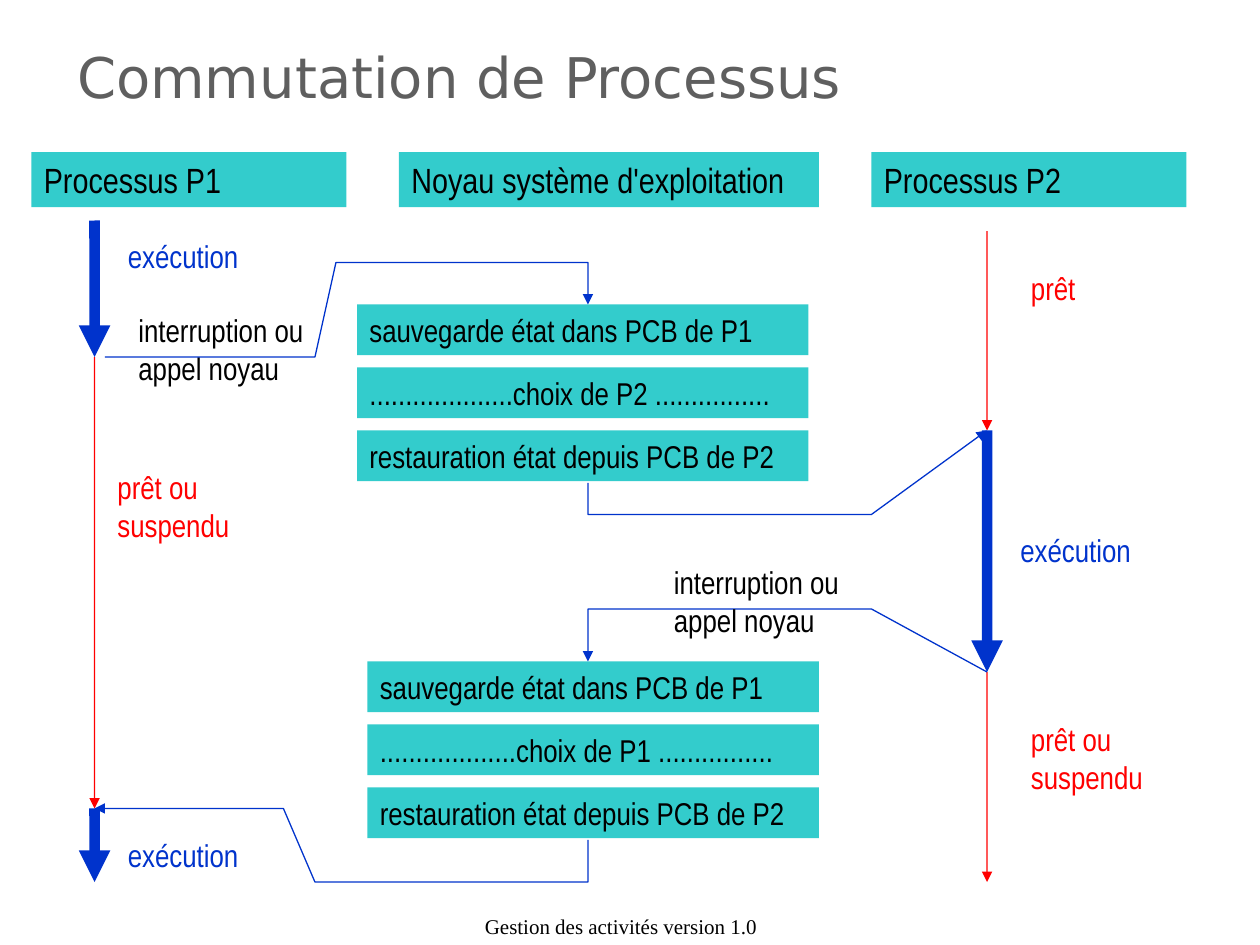
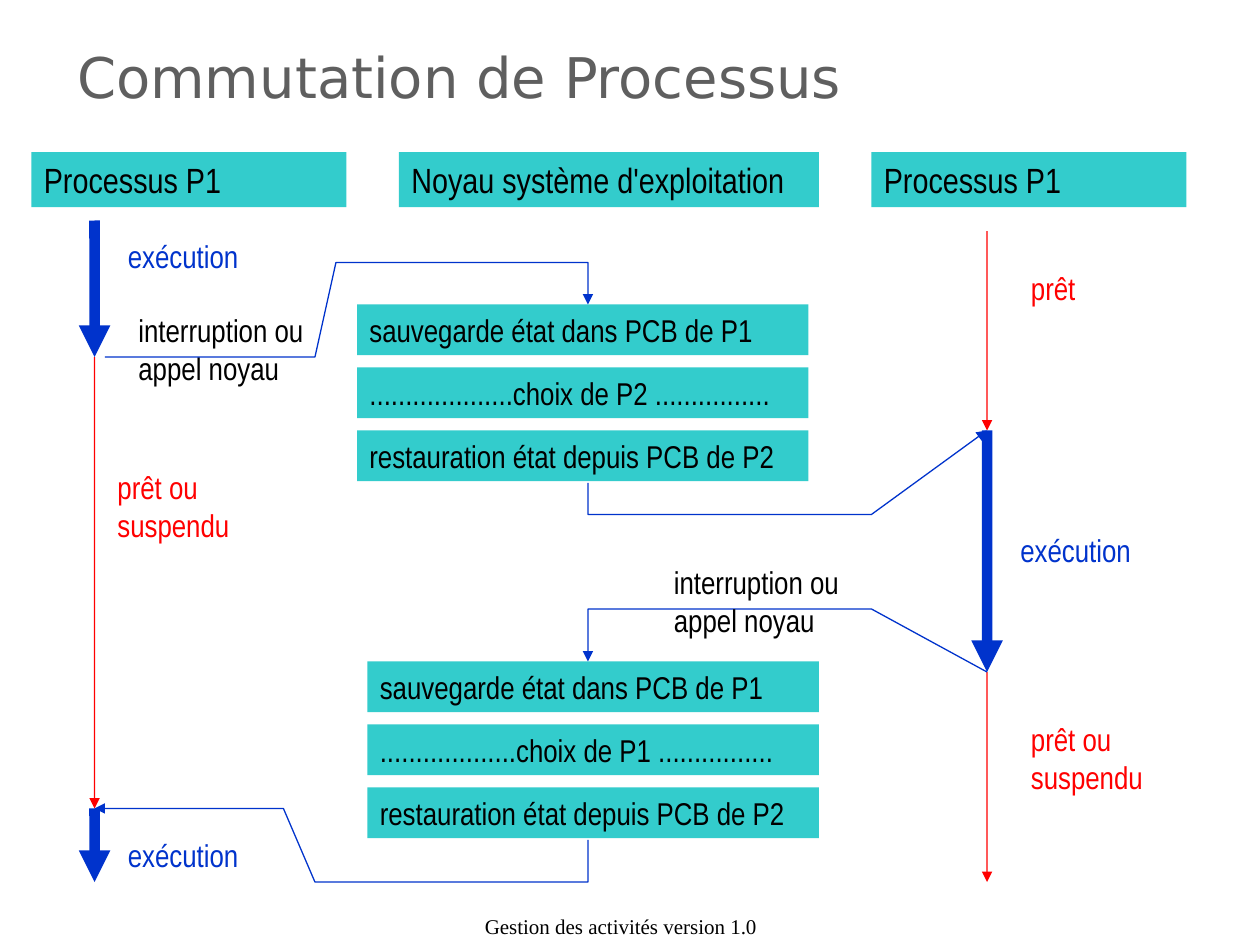
Before and after one commit to duanegris/texts, a slide deck: slide 10 of isi1/slides/6_gestion_des_activites.ppt. Drawn at 1260x945 pixels with LibreOffice and Linux fonts; fonts in the diff are those of the drawing; background and template pictures are left out. Boxes give left, top, right and bottom in pixels: in the first picture for what was removed or moved away, otherwise in the second. Text is boxed around its words. In the diff, an @@ line names an element or a change of style, - is before the commit and + after.

```diff
--- a/isi1/slides/6_gestion_des_activites.ppt
+++ b/isi1/slides/6_gestion_des_activites.ppt
@@ text in rectangle at box(884, 169, 1061, 194): text changed @@
-Processus P2
+Processus P1
```
Also in this commit, not shown: 1 other slide changed.
